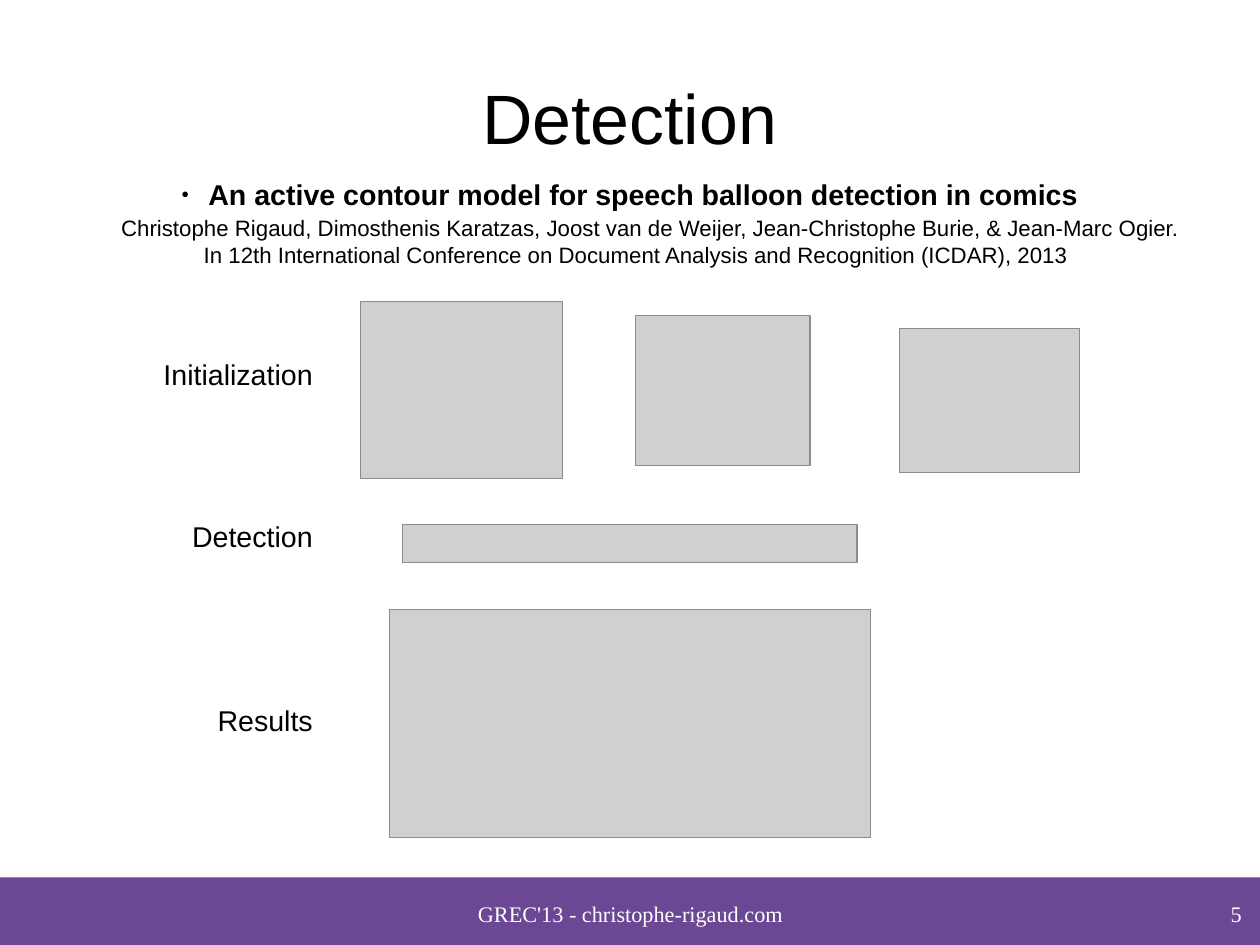
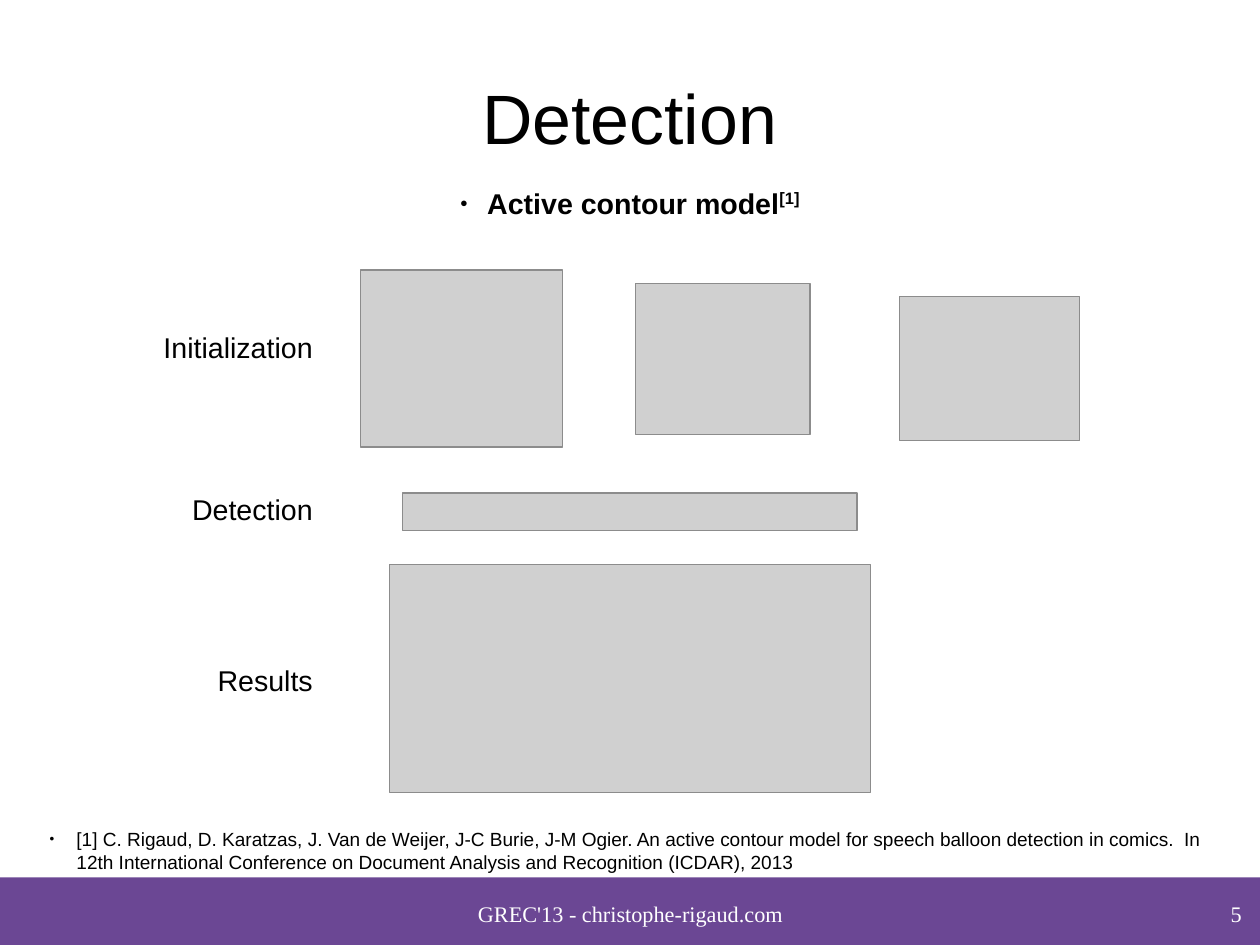
Before and after one commit to crigaud/publication, a slide deck: slide 5 of 2013/GREC/speech_balloon_contour_classification_in_comics/presentation/2013_Rigaud_Speech_balloon_contour_classification_in_comics.odp. Drawn at 1260x945 pixels with LibreOffice and Linux fonts; fonts in the diff are those of the drawing; grey boxes stand for pictures; background and template pictures are left out. Boxes give left, top, right and bottom in pixels: in the first picture for what was removed or moved away, otherwise in the second. Text is boxed around its words. In the diff, an @@ line names an element or a change of style, - is before the commit and + after.

```diff
--- a/2013/GREC/speech_balloon_contour_classification_in_comics/presentation/2013_Rigaud_Speech_balloon_contour_classification_in_comics.odp
+++ b/2013/GREC/speech_balloon_contour_classification_in_comics/presentation/2013_Rigaud_Speech_balloon_contour_classification_in_comics.odp
@@ text added at [487, 192, 799, 215], 18 pt, text #000000, bold @@
+● Active contour model[1]
@@ text "Initialization": place and size @@
-text "Initialization" at [163, 364, 312, 386]
+text "Initialization" at [163, 337, 312, 359]
@@ text "Detection": place and size @@
-text "Detection" at [192, 526, 313, 548]
+text "Detection" at [192, 499, 313, 521]
@@ 4 pictures: place and size @@
-4 pictures at [361, 302, 1079, 563]
+4 pictures at [361, 270, 1079, 531]
@@ picture: place and size @@
-picture at [389, 609, 871, 837]
+picture at [389, 565, 871, 792]
@@ text "Results": place and size @@
-text "Results" at [218, 710, 313, 732]
+text "Results" at [218, 670, 313, 692]
@@ text at [76, 832, 1200, 873]: text changed; size 14 to 12 pt @@
-● An active contour model for speech balloon detection in comics
-  Christophe Rigaud, Dimosthenis Karatzas, Joost van de Weijer, Jean-Christophe Burie, & Jean-Marc Ogier.
-In 12th International Conference on Document Analysis and Recognition (ICDAR), 2013
+● [1] C. Rigaud, D. Karatzas, J. Van de Weijer, J-C Burie, J-M Ogier. An active contour model for speech balloon detection in comics. In 12th International Conference on Document Analysis and Recognition (ICDAR), 2013
```
Also in this commit, not shown: 5 other slides changed, 3 slides added, 1 slide removed, 1 other file.
